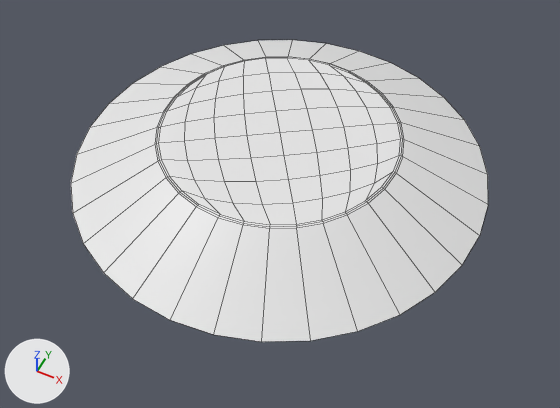
The FBX model CryptFlip/Assets/Prefabs/Level 4/cylinderRamp.fbx: old version first, new version second.
Rendered twice from a 50 mm camera at (2.74, -5.48, 6.19) aimed at (0.2, -0.4, -0.16). The lights are fixed; the arrows at lower left show +X, +Y and +Z. Mesh edges are drawn as thin lines.

In view in the first picture: 'cylinderRamp_low'.
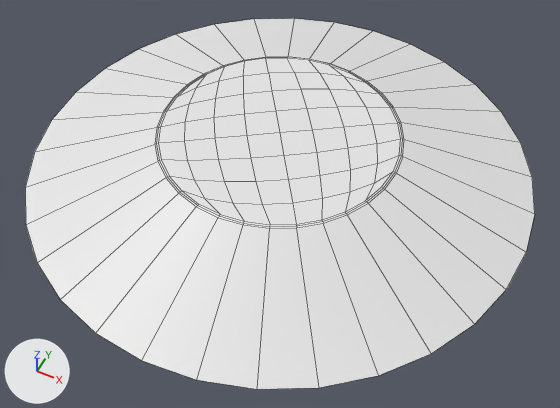
What differs and where, as boxes [x1, y1, x2, y2] in the pictures (560 x 408 px):
```json
{"object": "cylinderRamp_low", "change": "reshaped", "before": [71, 40, 488, 342], "after": [25, 18, 535, 389], "on screen": "22% wider, 23% taller"}
```

The change, as JSON lines over the scene's bpy script:
```json
{"block": "me_mesh", "where": "me_mesh.from_pydata(...)  # 177 vertices, 160 faces; spans x -2.3..2.3, y -2.3..2.3, z 0.0..0.48"}
{"block": "me_mesh", "where": "# used by ob_cylinderramp_low; location = (0.0, 0.0, 0.0)"}
{"block": "me_mesh", "change": "me_mesh part 1: all 32 vertices in x -2.3..2.3, y -2.3..2.3, z 0.0 are scaled about their middle by (1.21, 1.21, 1)"}
```
